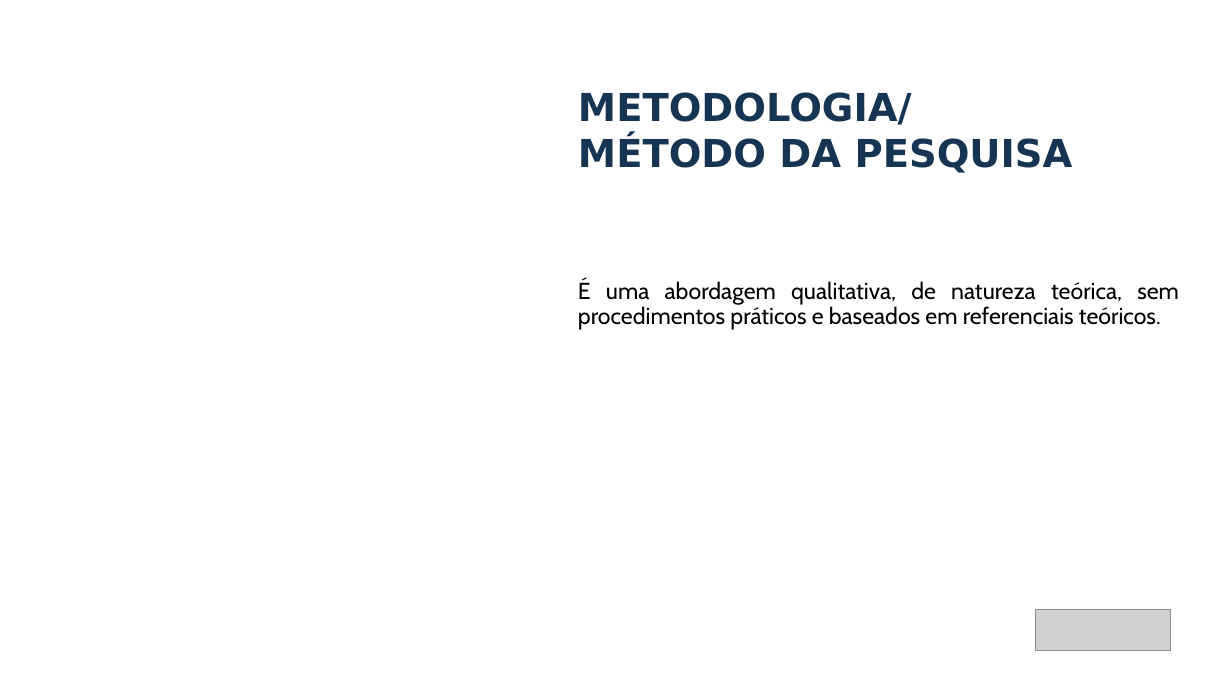
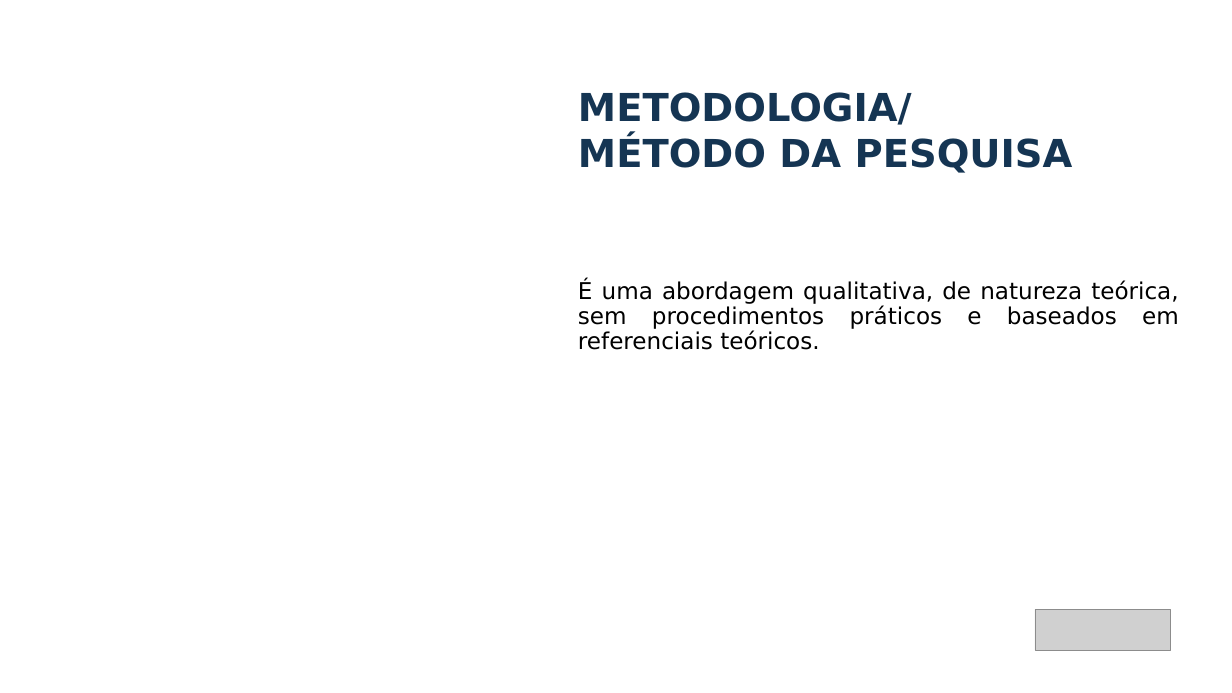
Before and after one commit to BrunoGCosta90/ProjetoDesignProfissional, a slide deck: slide 5 of Apresentação.pptx. Drawn at 1232x693 pixels with LibreOffice and Linux fonts; fonts in the diff are those of the drawing; grey boxes stand for pictures; background and template pictures are left out. Boxes give left, top, right and bottom in pixels: in the first picture for what was removed or moved away, otherwise in the second. Text is boxed around its words. In the diff, an @@ line names an element or a change of style, - is before the commit and + after.

```diff
--- a/Apresentação.pptx
+++ b/Apresentação.pptx
@@ text "É uma abordagem qualitativa, de ..." at (x1=578, y1=280, x2=1179, y2=350): font Cabin to DejaVu Sans @@
```
Also in this commit, not shown: 3 other slides changed, 1 slide added, 1 slide removed.
